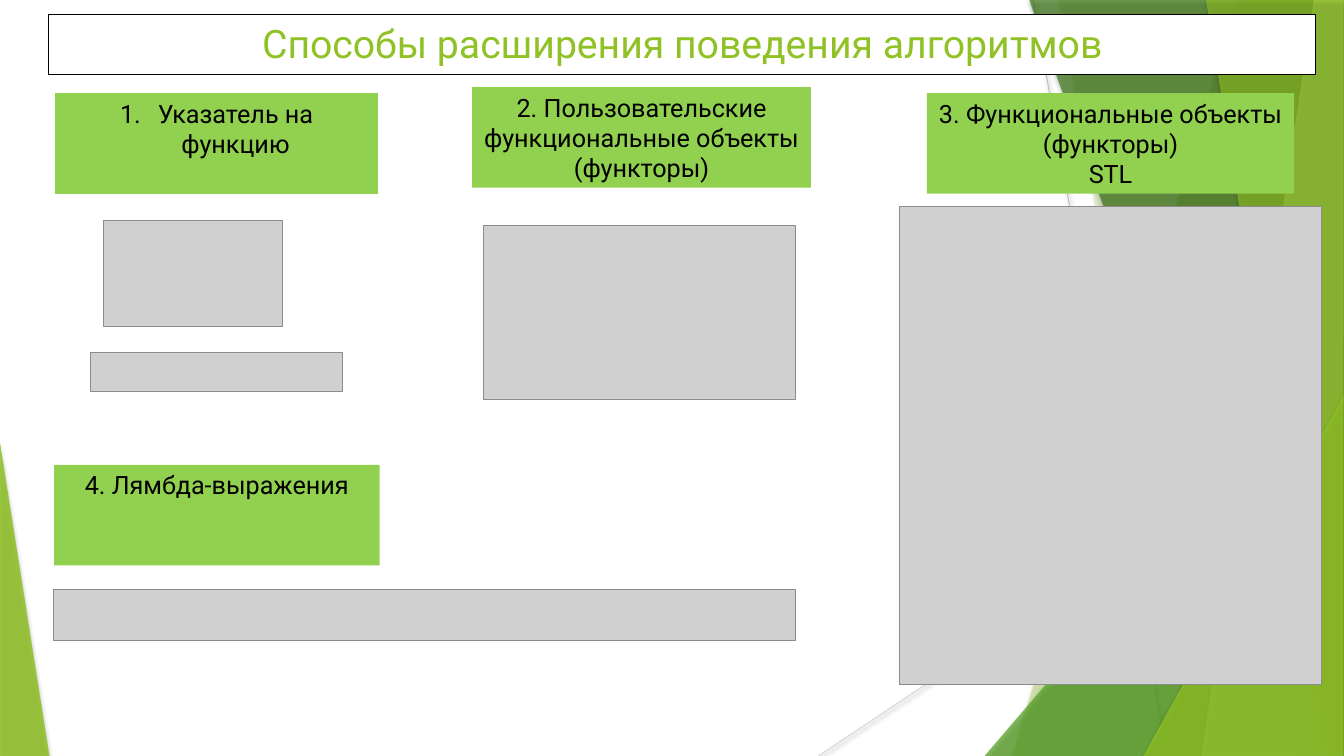
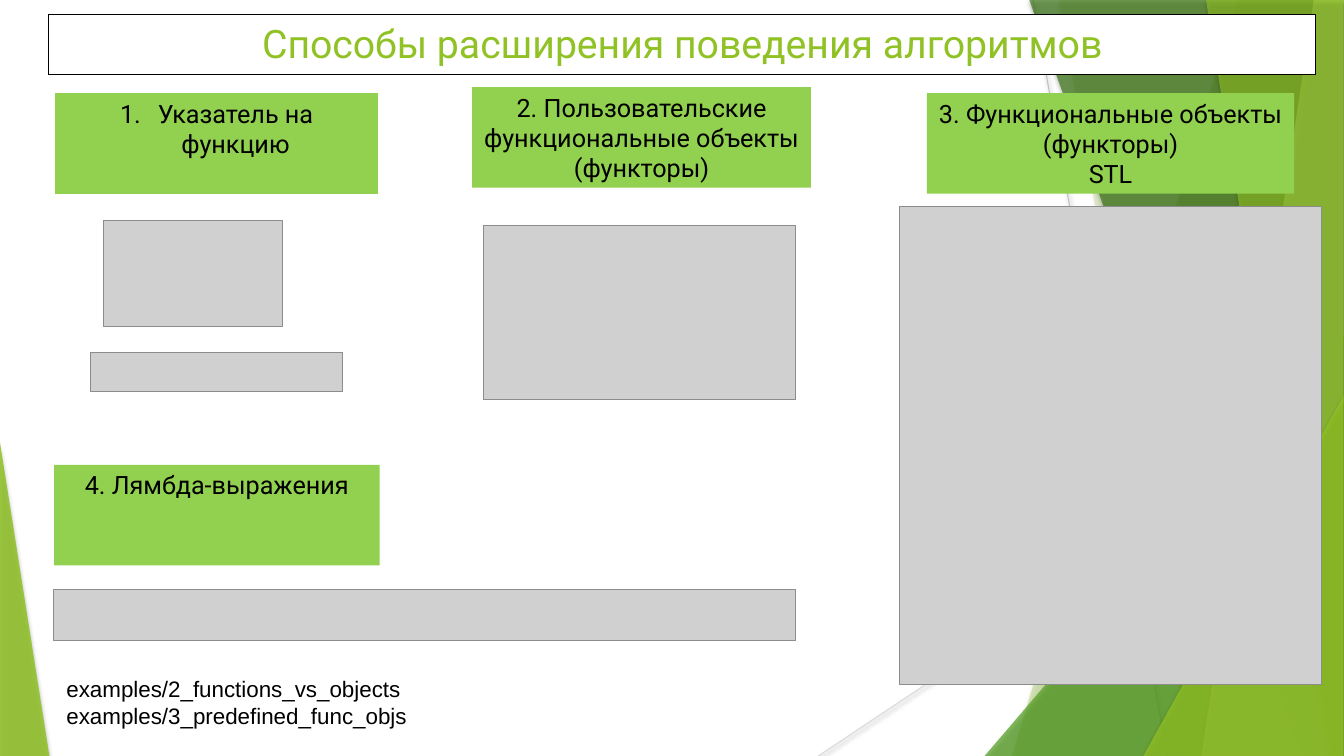
Before and after one commit to WhiteCatStudies/lectures, a slide deck: slide 4 of pt2/lectures/lecture6/lecture6.pptx. Drawn at 1344x756 pixels with LibreOffice and Linux fonts; fonts in the diff are those of the drawing; grey boxes stand for pictures. Boxes give left, top, right and bottom in pixels: in the first picture for what was removed or moved away, otherwise in the second. Text is boxed around its words. In the diff, an @@ line names an element or a change of style, - is before the commit and + after.

Commit message:
Lecture 6 examples were numbered and referenced in the presentation

```diff
--- a/pt2/lectures/lecture6/lecture6.pptx
+++ b/pt2/lectures/lecture6/lecture6.pptx
@@ text added at (66,680,406,729), 16 pt, text #000000 @@
+examples/2_functions_vs_objects
+examples/3_predefined_func_objs
```
Also in this commit, not shown: 3 other slides changed, 17 other files.
